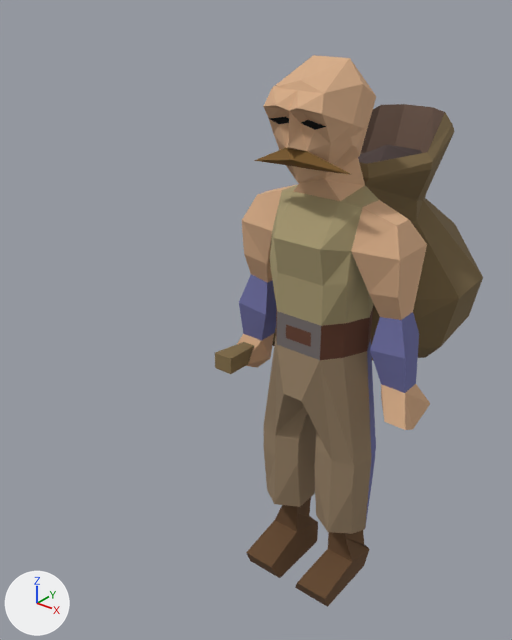
A saved change to the glTF model public/models/lost-property.gltf.
Rendered twice from a 50 mm lens placed at (94.9, -150.3, 170.7), pointed at (-17.7, -9.6, 83.5). Arrows for +X, +Y and +Z are at lower left; the lights stay in place. The picture after the commit comes second. Vertices at exactly the same position are counted once.
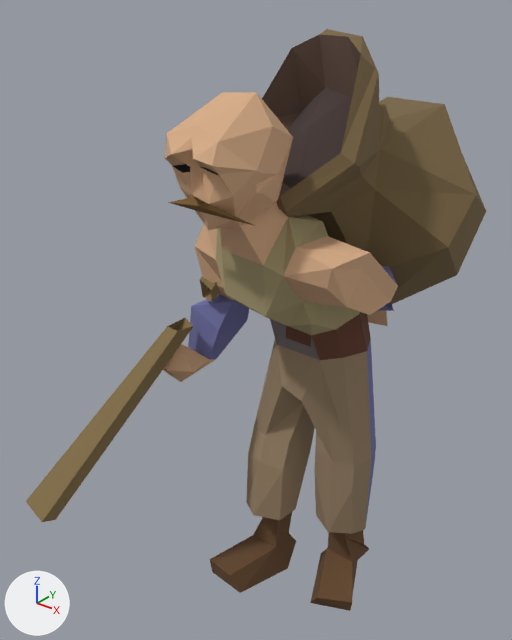
The newer file adds a shape key; the second version is drawn at full value of the shape key 'target_1' of 'Mesh_0', and the change is written as the vertex moves it makes.

Diff of the bpy script that builds the scene:
```diff
--- a/public/models/lost-property.gltf.py
+++ b/public/models/lost-property.gltf.py
@@ me_mesh_0 @@
 # used by ob_mesh_0; location = (0.0, 0.0, 0.0)
-me_mesh_0.from_pydata(...)  # 342 vertices, 642 faces; spans x -30.0..30.0, y -21.0..65.0, z 0.0..154.0
+me_mesh_0.from_pydata(...)  # 342 vertices, 642 faces; spans x -46.0..30.0, y -73.0..48.0, z 0.0..160.0
+# me_mesh_0 part 1: the loose piece of 8 vertices spanning x -28.0..-20.0, y 3.0..65.0, z 64.0..72.0 is multiplied about its middle by the matrix ((0.989, -0.25, -0.025), (-0.138, -0.625, 0.794), (-0.21, -0.767, -0.639)), then moved by (-10.0, -83.0, -3.0)
+# me_mesh_0 part 2: 283 of 342 vertices moved; they spanned x -30.0..30.0, y -21.0..58.0, z 0.0..154.0 and now span x -35.0..30.0, y -50.0..48.0, z 0.0..160.0; mean shift (-2.0, -18.0, 6.0); largest move (5.0, 47.0, 135.0) -> (6.0, -2.0, 158.0)
 me_mesh_0.materials.append(mat_material_0)
```

Pixel boxes (x1, y1, x2, y2) of what changed, in the pictures (512 x 640 px; the box of a moved part takes in the faces that stretch with it):
'Mesh_0', reshaped (71% wider): before (215, 55, 483, 607); after (26, 29, 486, 611)
part 1 of me_mesh_0, moved or reshaped (mostly hidden before): before (272, 329, 276, 346); after (26, 318, 194, 522)
part 2 of me_mesh_0, moved or reshaped: before (215, 55, 483, 607); after (163, 29, 486, 611)
